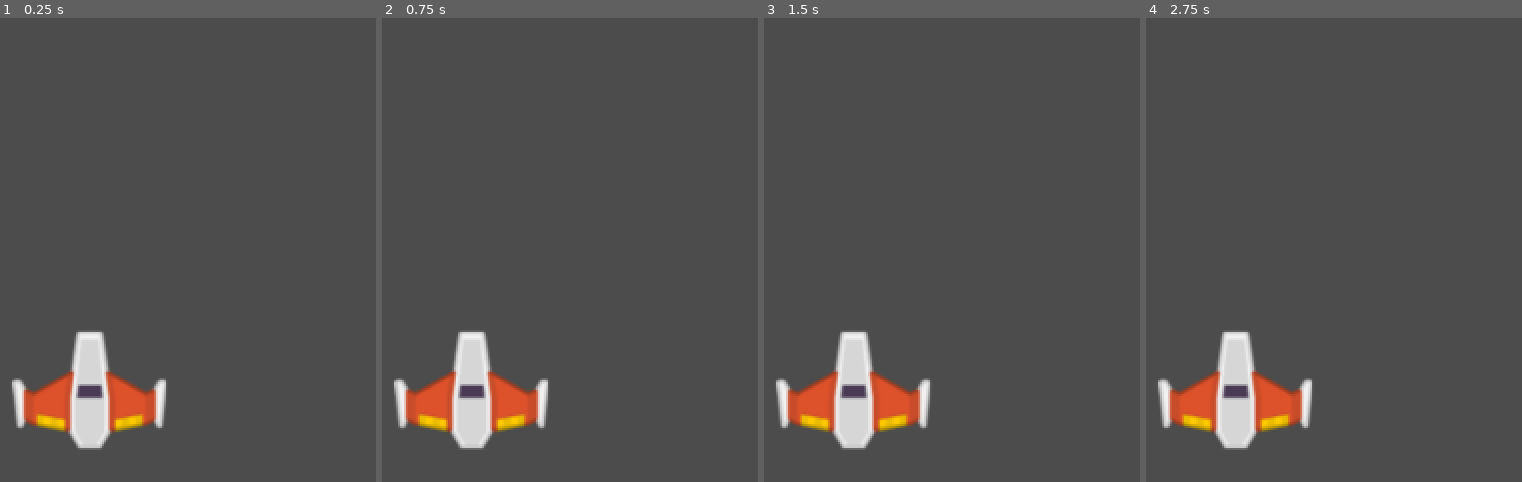
Above: before the commit, frames 1-4 (left to right).
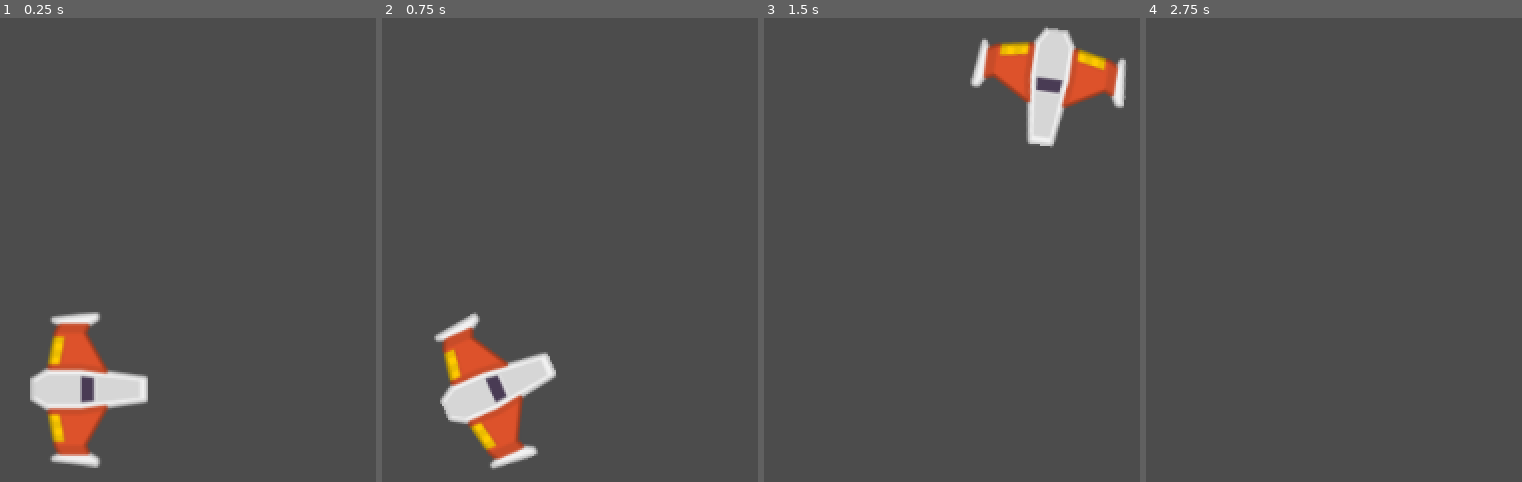
Above: after the commit, the same moments.

Repository: Elunneh/Juego-Meteo
Game: Godot game, scene res://Juego/Niveles/NivelTest.tscn
Two runs of this game, one before a commit and one after it. Both use one fixed random seed, a clock stepped at 60 frames per second and the inputs below.
Inputs:
- Up to frame 1 (0.25 s): no input
- Up to frame 2 (0.75 s): tap Enter at 0.5 s; hold W (mover_adelante, bound only after the commit) from 0.53 s (still down); hold A (rotar_antihorario, bound only after the commit) from 0.53 s (still down)
- Up to frame 3 (1.5 s): tap D (rotar_horario, bound only after the commit) at 0.8, 1.35 s; release W (mover_adelante, bound only after the commit) at 1.28 s; release A (rotar_antihorario, bound only after the commit) at 1.28 s; hold S (mover_atras, bound only after the commit) from 1.28 s (still down)
- Up to frame 4 (2.75 s): tap A (rotar_antihorario, bound only after the commit) at 1.55 s; tap Space at 2 s; release S (mover_atras, bound only after the commit) at 2.03 s; hold W (mover_adelante, bound only after the commit) from 2.03 s (still down); hold A (rotar_antihorario, bound only after the commit) from 2.03 s (still down); tap D (rotar_horario, bound only after the commit) at 2.3 s

The runs differ from the first frame. In frame 1, 7.0% of the frame differs, in the area x 3-45%, y 63-97%; in frame 2, 6.9%; in frame 3, 11%, in the area x 3-97%, y 1-94%; in frame 4, 5.3%.

Commit message:
Actualizado

Diff:
--- a/Juego/Naves/Player/MaterialFisico.tres
+++ b/Juego/Naves/Player/MaterialFisico.tres
@@ -1,4 +1,4 @@
 [gd_resource type="PhysicsMaterial" format=2]
 
 [resource]
-bounce = 50.0
+friction = 0.0
--- /dev/null
+++ b/Juego/Naves/Player/Player.gd
@@ -0,0 +1,30 @@
+class_name Player
+extends RigidBody2D
+
+export var potencia_motor:int = 20
+export var potencia_rotacion: int = 400
+
+var empuje:Vector2 = Vector2.ZERO
+var dir_rotacion:int = 0
+## Metodos
+func _integrate_forces(state: Physics2DDirectBodyState) ->void:
+	apply_central_impulse(empuje.rotated(rotation))
+	apply_torque_impulse(dir_rotacion * potencia_rotacion)
+
+func _process(delta: float)-> void:
+	player_input()
+## Metodos Custom
+func player_input() -> void:
+	#Empuje
+	empuje = Vector2.ZERO
+	if Input.is_action_pressed("mover_adelante"):
+		empuje = Vector2(potencia_motor, 0)
+	elif Input.is_action_pressed("mover_atras"):
+		empuje = Vector2(-potencia_motor, 0)
+
+	#Rotacion
+	dir_rotacion = 0
+	if Input. is_action_pressed("rotar_antihorario"):
+		dir_rotacion -= 1
+	if Input. is_action_pressed("rotar_horario"):
+		dir_rotacion += 1
--- a/Juego/Naves/Player/Player.tscn
+++ b/Juego/Naves/Player/Player.tscn
@@ -1,7 +1,8 @@
-[gd_scene load_steps=4 format=2]
+[gd_scene load_steps=5 format=2]
 
 [ext_resource path="res://Juego/Naves/Player/player_orange.png" type="Texture" id=1]
 [ext_resource path="res://Juego/Naves/Player/MaterialFisico.tres" type="PhysicsMaterial" id=2]
+[ext_resource path="res://Juego/Naves/Player/Player.gd" type="Script" id=3]
 
 [sub_resource type="CircleShape2D" id=1]
 radius = 37.0115
@@ -9,8 +10,13 @@
 [node name="Player" type="RigidBody2D"]
 physics_material_override = ExtResource( 2 )
 gravity_scale = 0.0
+can_sleep = false
+linear_damp = 1.0
+angular_damp = 4.0
+script = ExtResource( 3 )
 
 [node name="Sprite" type="Sprite" parent="."]
+rotation = 1.5708
 texture = ExtResource( 1 )
 
 [node name="CollisionShape2D" type="CollisionShape2D" parent="."]
--- a/project.godot
+++ b/project.godot
@@ -8,9 +8,14 @@
 
 config_version=4
 
-_global_script_classes=[  ]
+_global_script_classes=[ {
+"base": "RigidBody2D",
+"class": "Player",
+"language": "GDScript",
+"path": "res://Juego/Naves/Player/Player.gd"
+} ]
 _global_script_class_icons={
-
+"Player": ""
 }
 
 [application]
@@ -19,6 +24,29 @@
 run/main_scene="res://Juego/Niveles/NivelTest.tscn"
 config/icon="res://icon.png"
 
+[input]
+
+mover_adelante={
+"deadzone": 0.5,
+"events": [ Object(InputEventKey,"resource_local_to_scene":false,"resource_name":"","device":0,"alt":false,"shift":false,"control":false,"meta":false,"command":false,"pressed":false,"scancode":87,"unicode":0,"echo":false,"script":null)
+ ]
+}
+mover_atras={
+"deadzone": 0.5,
+"events": [ Object(InputEventKey,"resource_local_to_scene":false,"resource_name":"","device":0,"alt":false,"shift":false,"control":false,"meta":false,"command":false,"pressed":false,"scancode":83,"unicode":0,"echo":false,"script":null)
+ ]
+}
+rotar_horario={
+"deadzone": 0.5,
+"events": [ Object(InputEventKey,"resource_local_to_scene":false,"resource_name":"","device":0,"alt":false,"shift":false,"control":false,"meta":false,"command":false,"pressed":false,"scancode":68,"unicode":0,"echo":false,"script":null)
+ ]
+}
+rotar_antihorario={
+"deadzone": 0.5,
+"events": [ Object(InputEventKey,"resource_local_to_scene":false,"resource_name":"","device":0,"alt":false,"shift":false,"control":false,"meta":false,"command":false,"pressed":false,"scancode":65,"unicode":0,"echo":false,"script":null)
+ ]
+}
+
 [rendering]
 
 environment/default_environment="res://default_env.tres"
